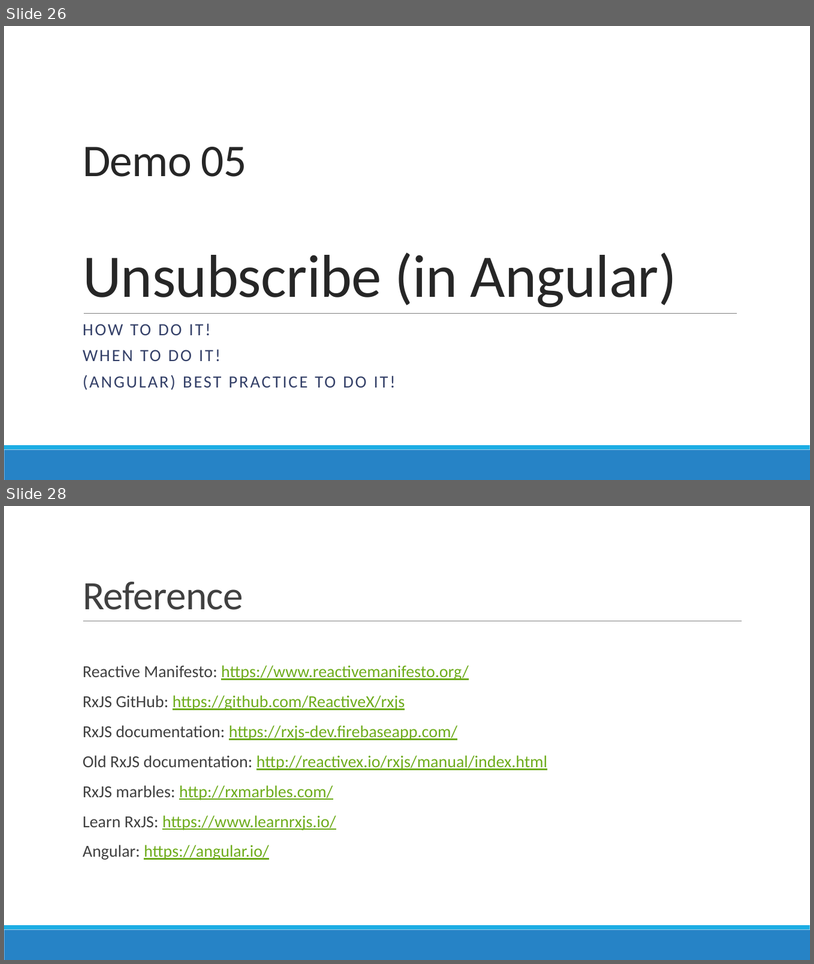
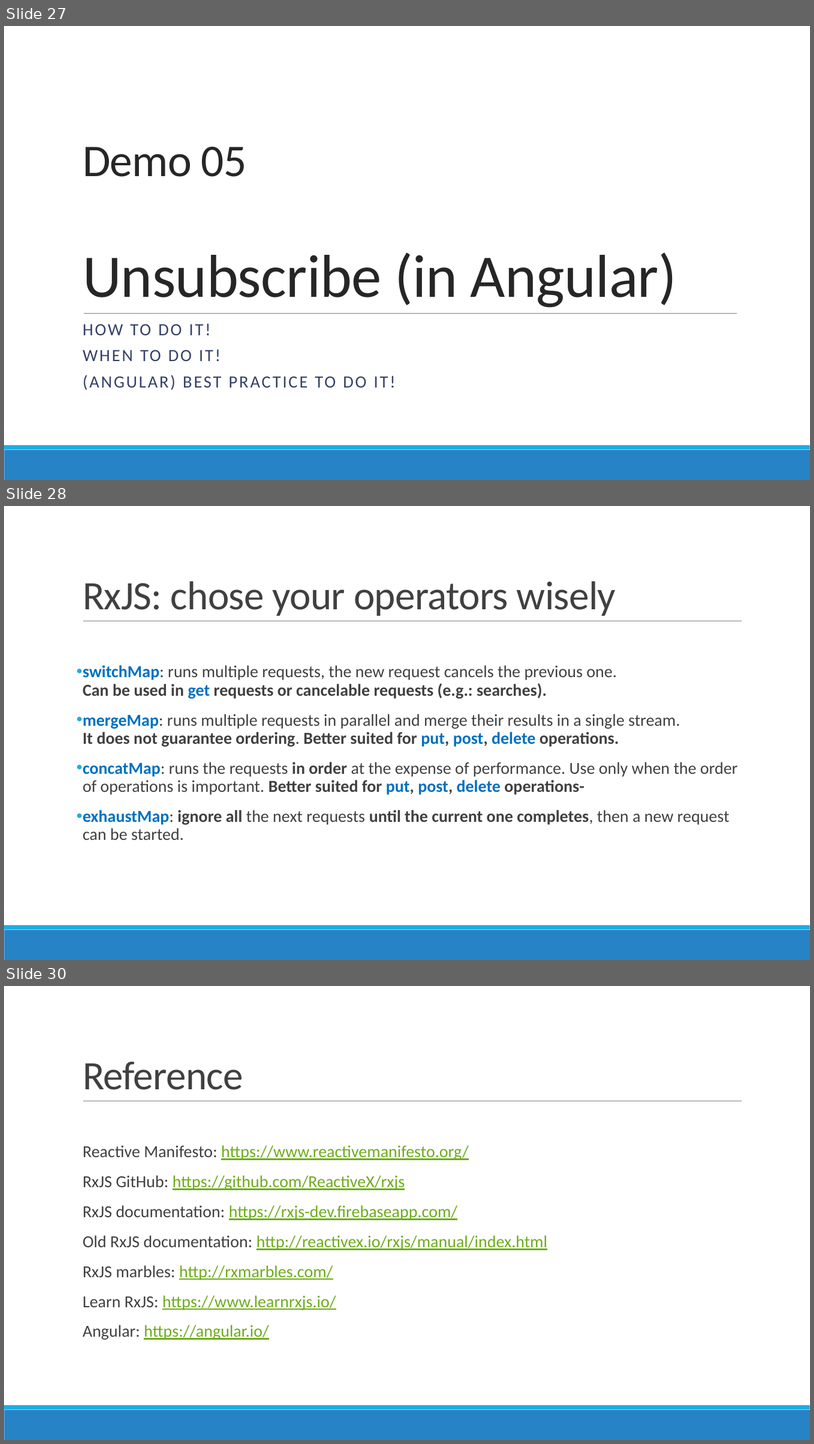
Before and after one commit to AGiorgetti/rxjs101, a slide deck: ReactiveProgramming_RxJS.pptx. Shown one above the other, each under a label of ours: slides 26 and 28 before the commit, slides 27, 28 and 30 after it; the slides between them are not shown. The pictures are 814x964 and 814x1444 pixels, drawn with LibreOffice and Linux fonts; fonts in the diff are those of the drawing. Boxes give left, top, right and bottom in pixels: in the first picture for what was removed or moved away, otherwise in the second. Text is boxed around its words. In the diff, an @@ line names an element or a change of style, - is before the commit and + after.

```diff
--- a/ReactiveProgramming_RxJS.pptx
+++ b/ReactiveProgramming_RxJS.pptx
@@ slide 28 added at (4,506,810,960), background #FFFFFF; not listed: 3 template elements that a slide beside it also shows @@
@@ title added at (83,581,616,616), 48 pt, text #404040 @@
+RxJS: chose your operators wisely
@@ text added at (83,665,738,840), 20 pt, text #404040 @@
+• switchMap: runs multiple requests, the new request cancels the previous one.
+  Can be used in get requests or cancelable requests (e.g.: searches).
+• mergeMap: runs multiple requests in parallel and merge their results in a single stream.
+  It does not guarantee ordering. Better suited for put, post, delete operations.
+• concatMap: runs the requests in order at the expense of performance. Use only when the order of operations is important. Better suited for put, post, delete operations-
+• exhaustMap: ignore all the next requests until the current one completes, then a new request can be started.
@@ what was slide 26 is now slide 27 @@
@@ what was slide 28 is now slide 30 @@
```
Also in this commit, not shown: 10 slides changed, 1 other slide added, 1 slide removed, 19 other files.
